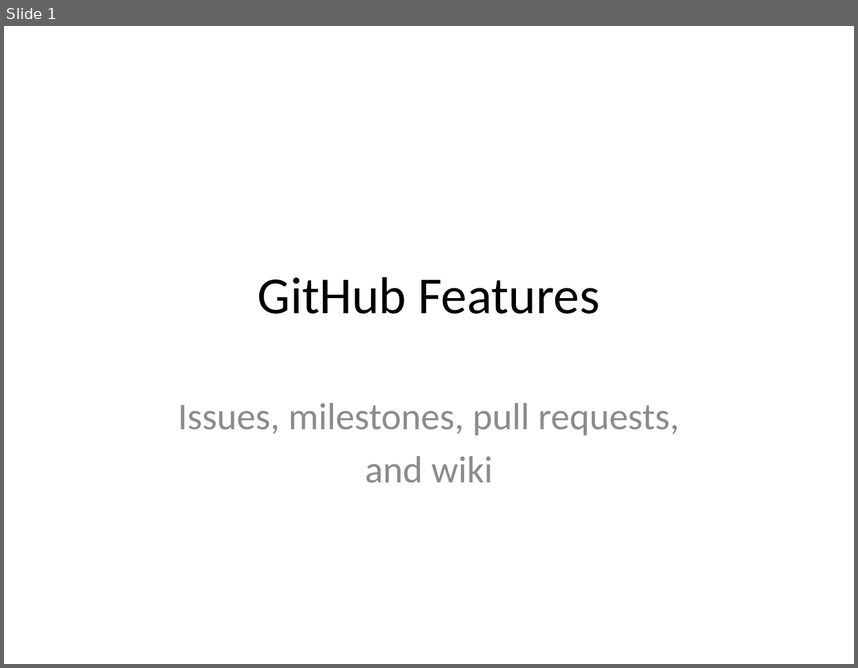
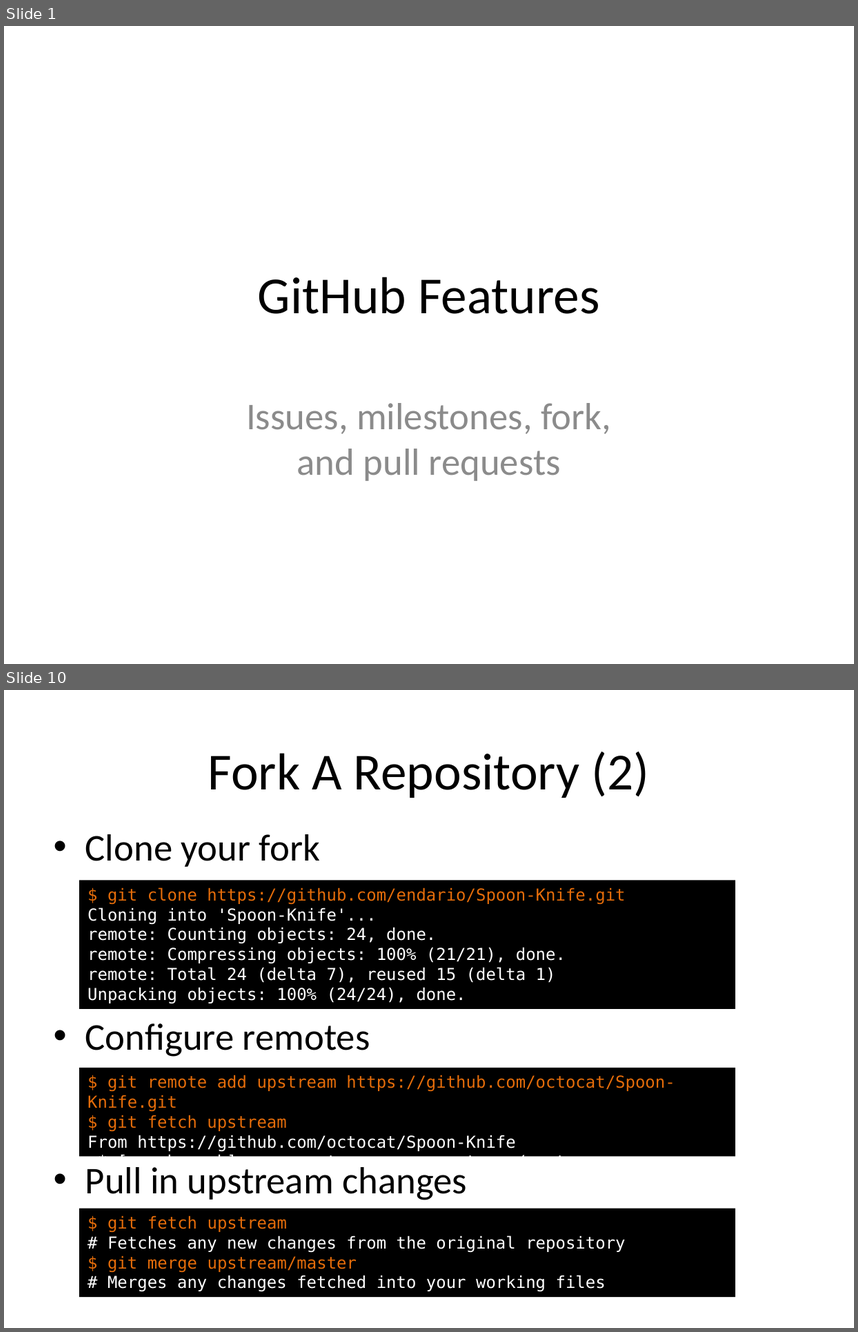
Before and after one commit to abergitdemo/git_demo, a slide deck: slides/github_features.pptx. Shown one above the other, each under a label of ours: slide 1 before the commit, slides 1 and 10 after it; the slides between them are not shown. The pictures are 858x668 and 858x1332 pixels, drawn with LibreOffice and Linux fonts; fonts in the diff are those of the drawing. Boxes give left, top, right and bottom in pixels: in the first picture for what was removed or moved away, otherwise in the second. Text is boxed around its words. In the diff, an @@ line names an element or a change of style, - is before the commit and + after.

Commit message:
github features draft finished(tm), minor image update

```diff
--- a/slides/github_features.pptx
+++ b/slides/github_features.pptx
@@ slide 10 added at (4,690,854,1328), background #FFFFFF @@
@@ title added at (208,751,649,798), 44 pt, text #000000 @@
+Fork A Repository (2)
@@ text added at (85,834,467,1200), 32 pt, text #000000 @@
+• Clone your fork
+• Configure remotes
+• Pull in upstream changes
@@ rectangle added at (80,880,736,1009), fill #000000, 14 pt, text #FFFFFF @@
+$ git clone https://github.com/endario/Spoon-Knife.git
+Cloning into 'Spoon-Knife'...
+remote: Counting objects: 24, done.
+remote: Compressing objects: 100% (21/21), done.
+remote: Total 24 (delta 7), reused 15 (delta 1)
+Unpacking objects: 100% (24/24), done.
@@ rectangle added at (80,1067,736,1156), fill #000000, 14 pt, text #E46C0A @@
+$ git remote add upstream https://github.com/octocat/Spoon-Knife.git
+$ git fetch upstream
+From https://github.com/octocat/Spoon-Knife
+* [new branch] master -> upstream/master
@@ rectangle added at (80,1208,736,1296), fill #000000, 14 pt, text #FFFFFF @@
+$ git fetch upstream
+# Fetches any new changes from the original repository
+$ git merge upstream/master
+# Merges any changes fetched into your working files
@@ slide 1 changed as well @@
@@ subtitle at (246,403,611,481): text changed @@
-Issues, milestones, pull requests,
-and wiki
+Issues, milestones, fork,
+and pull requests
```
Also in this commit, not shown: 13 other slides added, 1 slide removed, 19 other files.
